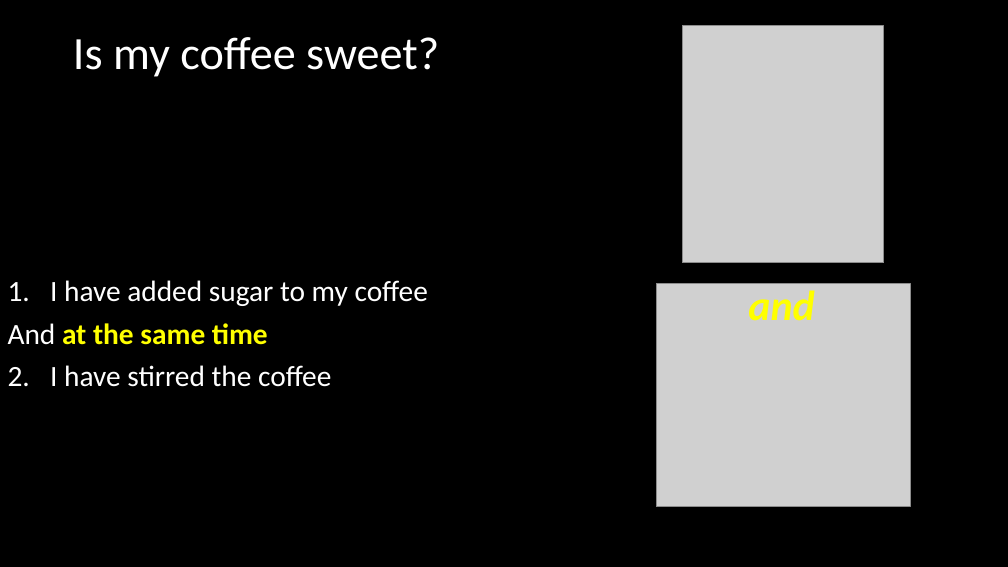
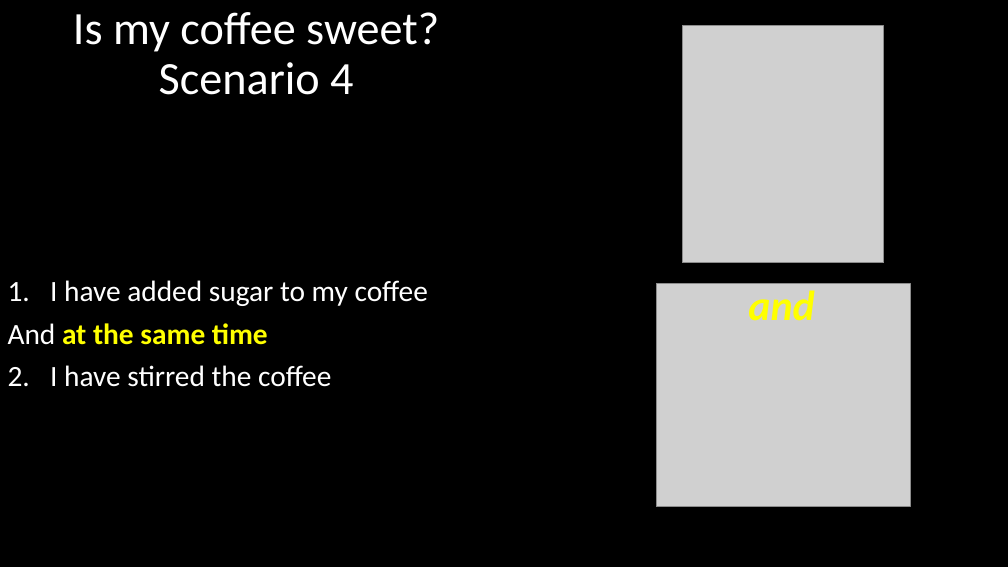
Before and after one commit to DeonRoos/stats-for-biologists, a slide deck: slide 16 of Lectures/Lecture 08.1 Interactions.pptx (slide 12 before the commit). Drawn at 1008x567 pixels with LibreOffice and Linux fonts; fonts in the diff are those of the drawing; grey boxes stand for pictures. Boxes give left, top, right and bottom in pixels: in the first picture for what was removed or moved away, otherwise in the second. Text is boxed around its words. In the diff, an @@ line names an element or a change of style, - is before the commit and + after.

```diff
--- a/Lectures/Lecture 08.1 Interactions.pptx
+++ b/Lectures/Lecture 08.1 Interactions.pptx
@@ title at (x1=73, y1=12, x2=439, y2=95): text changed @@
-Is my coffee sweet?
+Is my coffee sweet?
+Scenario 4
```
Also in this commit, not shown: 12 other slides changed, 9 slides added, 19 other files.
